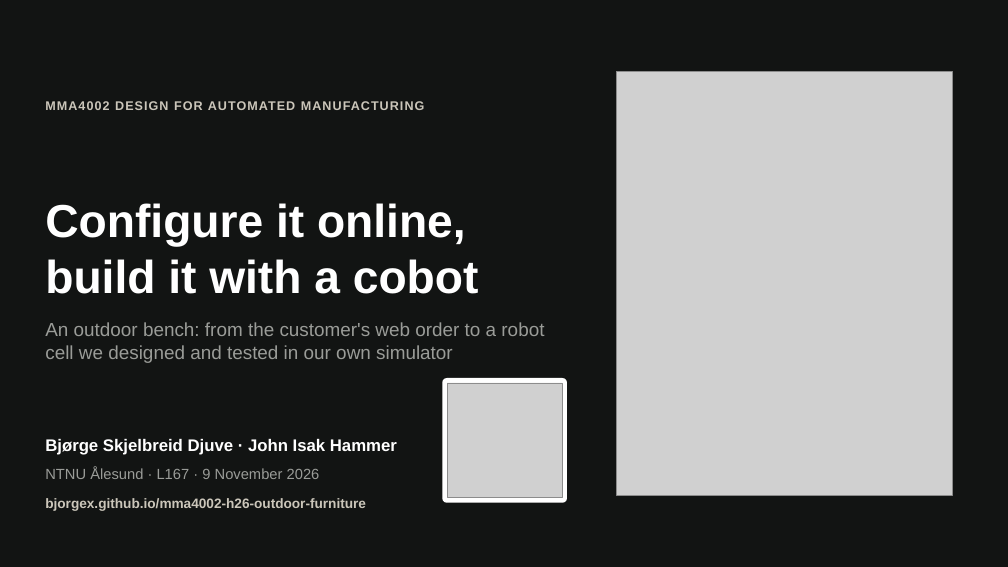
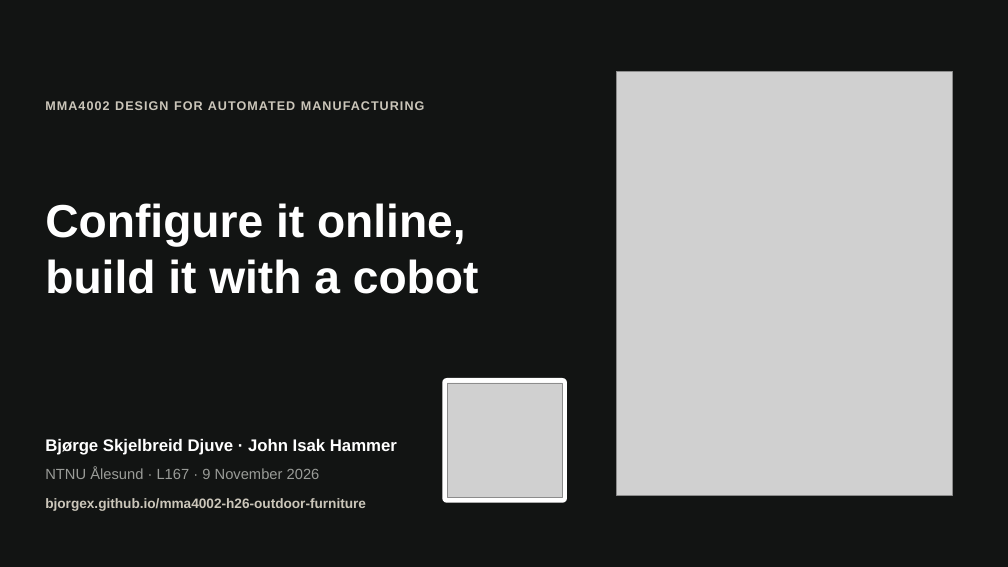
Before and after one commit to bjorgex/mma4002-h26-outdoor-furniture, a slide deck: slide 1 of assignment-5-industrial-review-board-presentation/MMA4002_IRB_Outdoor_Bench_v2.pptx. Drawn at 1008x567 pixels with LibreOffice and Linux fonts; fonts in the diff are those of the drawing; grey boxes stand for pictures. Boxes give left, top, right and bottom in pixels: in the first picture for what was removed or moved away, otherwise in the second. Text is boxed around its words. In the diff, an @@ line names an element or a change of style, - is before the commit and + after.

```diff
--- a/assignment-5-industrial-review-board-presentation/MMA4002_IRB_Outdoor_Bench_v2.pptx
+++ b/assignment-5-industrial-review-board-presentation/MMA4002_IRB_Outdoor_Bench_v2.pptx
@@ text removed at bbox=[45, 322, 544, 363] @@
-An outdoor bench: from the customer's web order to a robot cell we designed and tested in our own simulator
```
Also in this commit, not shown: 7 other slides changed, 3 other files.
